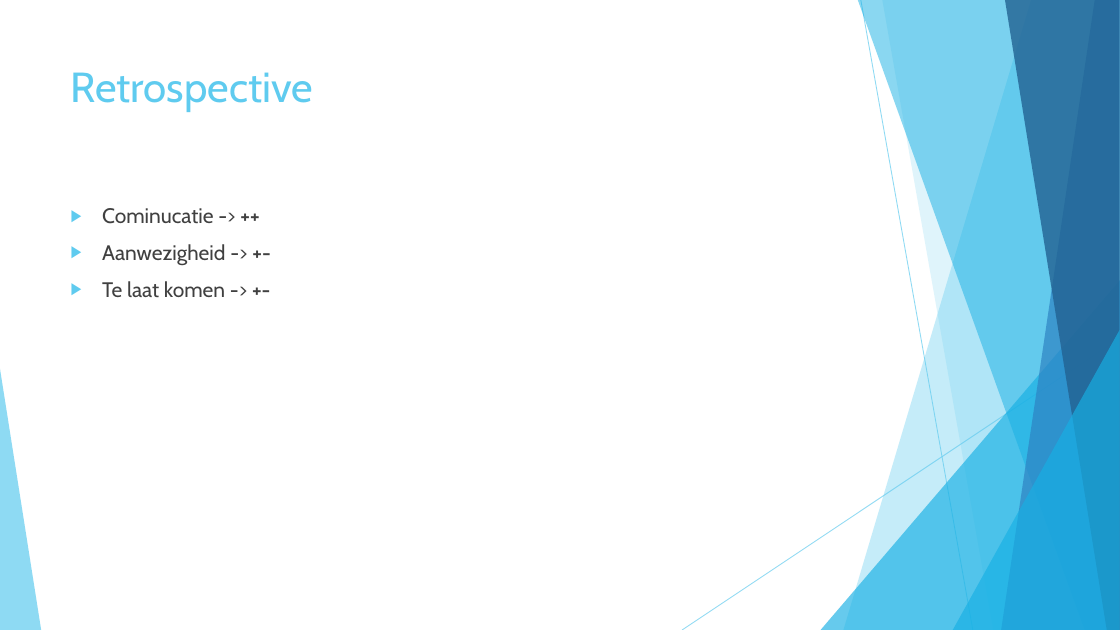
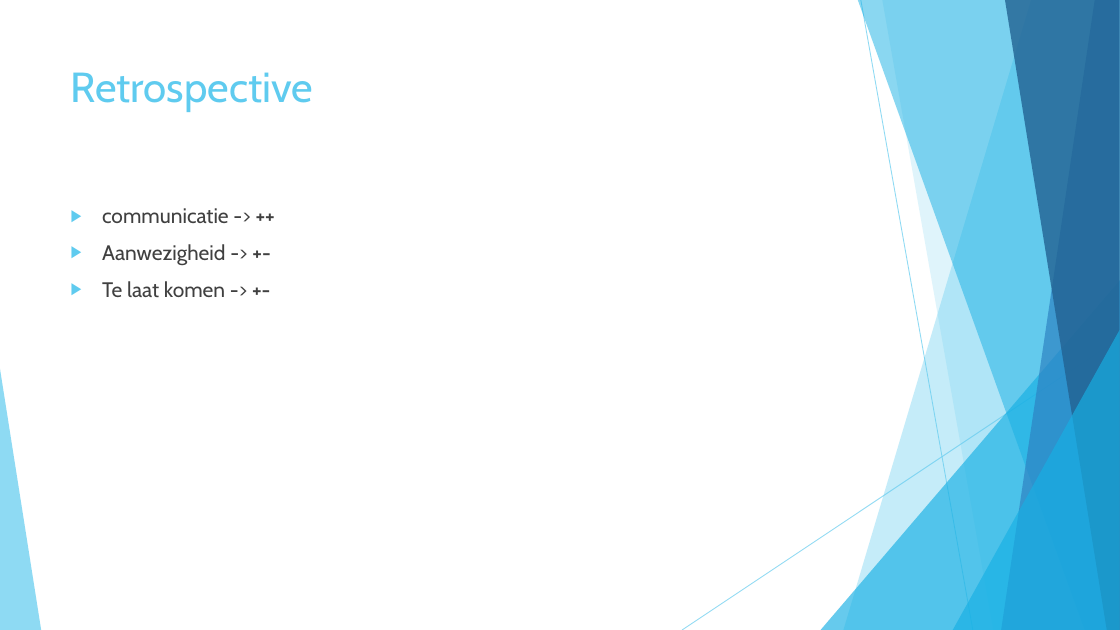
Before and after one commit to merelvdleeden/plastic_vanger, a slide deck: slide 8 of documentatie/scrum presentaties/sprint 1.pptx. Drawn at 1120x630 pixels with LibreOffice and Linux fonts; fonts in the diff are those of the drawing. Boxes give left, top, right and bottom in pixels: in the first picture for what was removed or moved away, otherwise in the second. Text is boxed around its words. In the diff, an @@ line names an element or a change of style, - is before the commit and + after.

```diff
--- a/documentatie/scrum presentaties/sprint 1.pptx
+++ b/documentatie/scrum presentaties/sprint 1.pptx
@@ text at (x1=102, y1=208, x2=229, y2=223): text changed @@
-▶ Cominucatie -> ++
+▶ communicatie -> ++
```
Also in this commit, not shown: 2 other slides changed, 2 other files.
